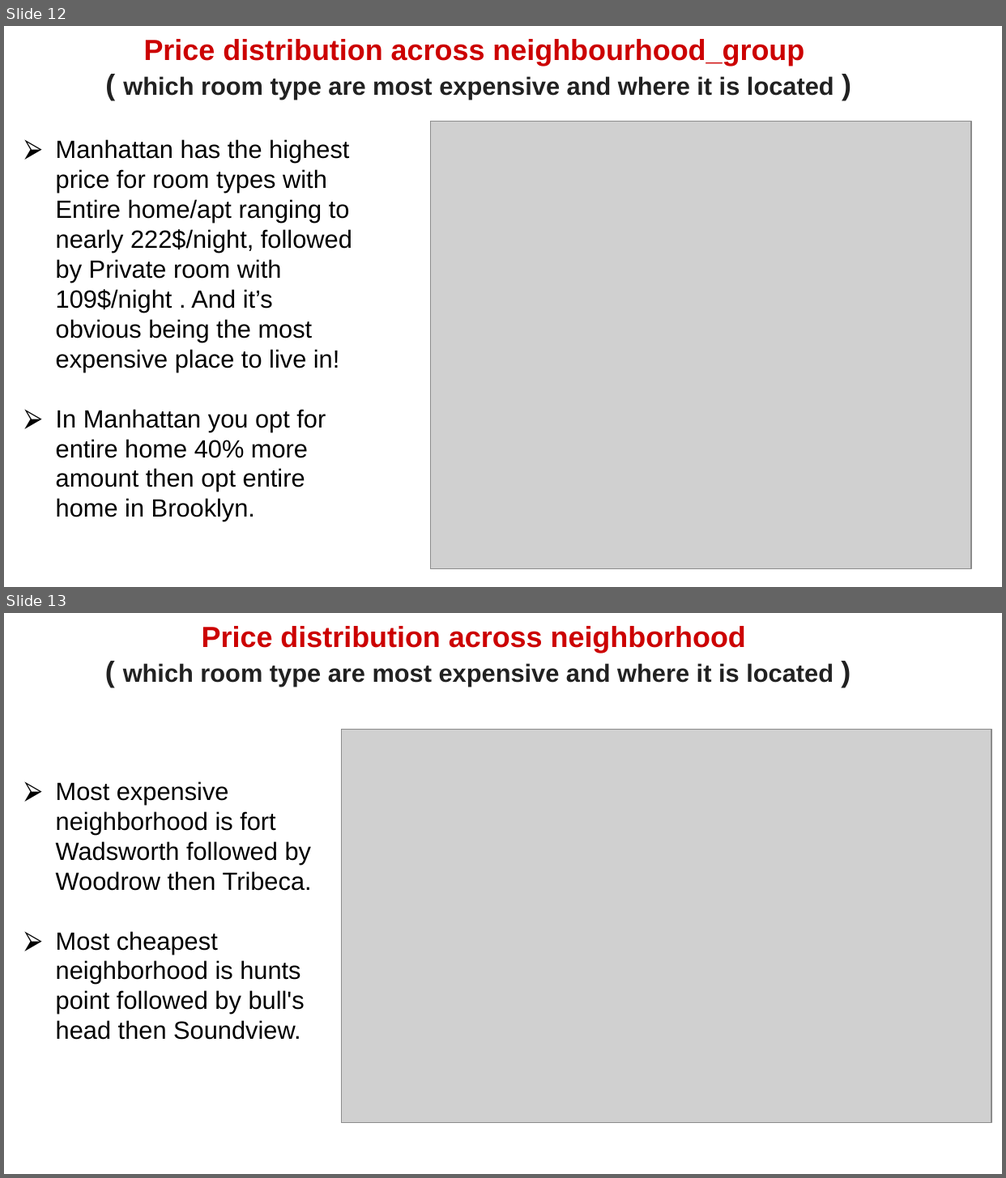
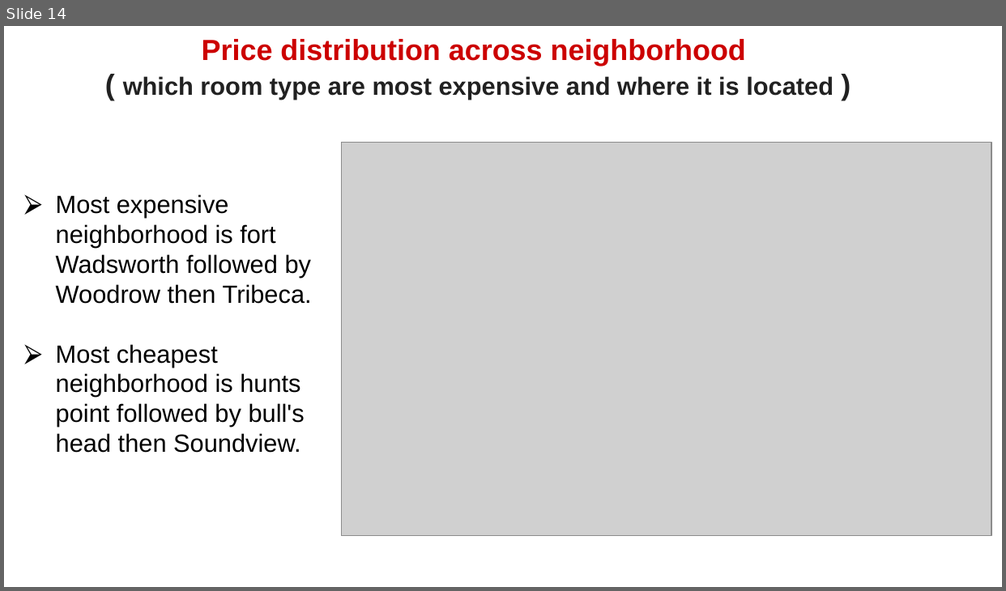
Before and after one commit to Bhoomikadayal/Cohort-Chario-EDA-Capstone-Project, a slide deck: Presentation - Airbnb Bookings Analysis.pptx. Shown one above the other, each under a label of ours: slides 12 and 13 before the commit, slide 14 after it. The pictures are 1006x1178 and 1006x591 pixels, drawn with LibreOffice and Linux fonts; fonts in the diff are those of the drawing; grey boxes stand for pictures; background and template pictures are left out. Boxes give left, top, right and bottom in pixels: in the first picture for what was removed or moved away, otherwise in the second. Text is boxed around its words. In the diff, an @@ line names an element or a change of style, - is before the commit and + after.

```diff
--- a/Presentation - Airbnb Bookings Analysis.pptx
+++ b/Presentation - Airbnb Bookings Analysis.pptx
@@ slide 12 removed at [4,26,1002,587], background #FFFFFF @@
@@ text removed at [123,39,834,99] @@
-Price distribution across neighbourhood_group
-( which room type are most expensive and where it is located )
@@ picture removed at [430,121,971,569] @@
@@ text removed at [56,139,352,522] @@
-⮚ Manhattan has the highest price for room types with Entire home/apt ranging to nearly 222$/night, followed by Private room with 109$/night . And it’s obvious being the most expensive place to live in!
-⮚ In Manhattan you opt for entire home 40% more amount then opt entire home in Brooklyn.
@@ what was slide 13 is now slide 14 @@
```
Also in this commit, not shown: 2 slides changed, 3 slides added, 1 other slide removed, 2 other files.
